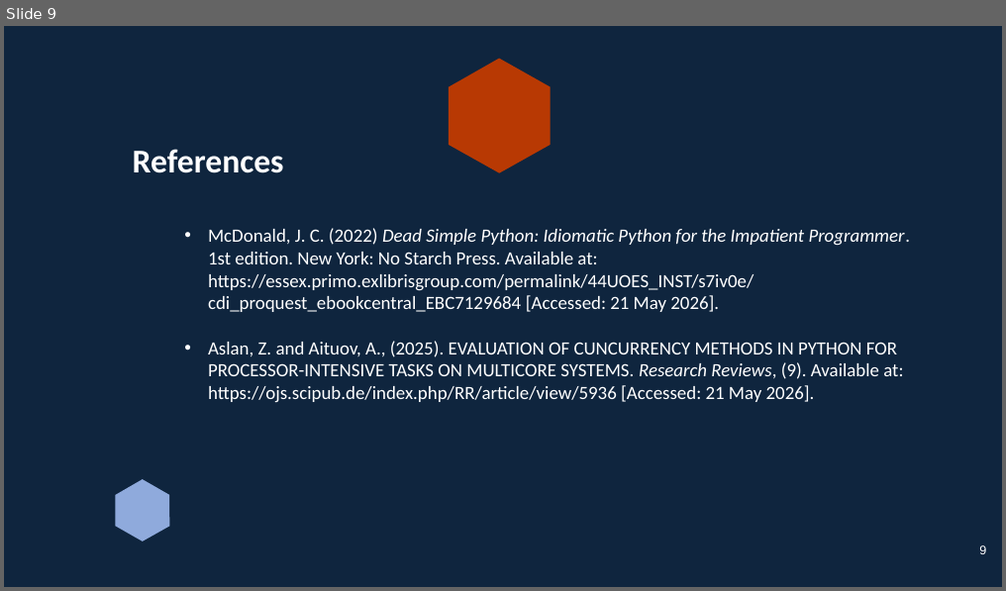
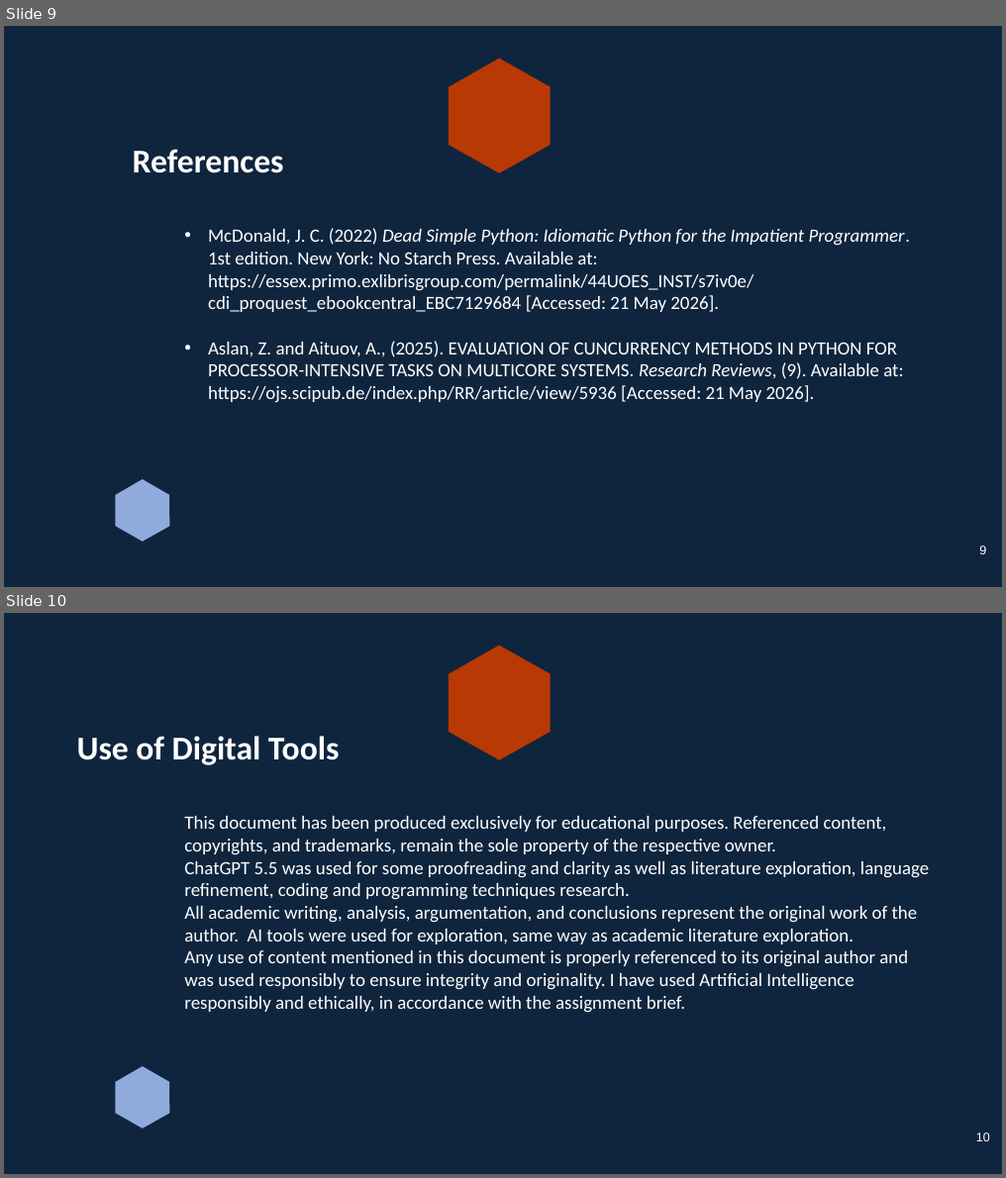
Before and after one commit to am25251/uoe-eportfolio, a slide deck: files/04-Advanced_Object-Oriented_Design_and_Programming/Unit_6/Unit_6_Seminar_Title_Concurrency_and_Parallelism_in_Object-Oriented_Design.pptx. Shown one above the other, each under a label of ours: slide 9 before the commit, slides 9 and 10 after it. The pictures are 1006x591 and 1006x1178 pixels, drawn with LibreOffice and Linux fonts; fonts in the diff are those of the drawing; background and template pictures are left out. Boxes give left, top, right and bottom in pixels: in the first picture for what was removed or moved away, otherwise in the second. Text is boxed around its words. In the diff, an @@ line names an element or a change of style, - is before the commit and + after.

```diff
--- a/files/04-Advanced_Object-Oriented_Design_and_Programming/Unit_6/Unit_6_Seminar_Title_Concurrency_and_Parallelism_in_Object-Oriented_Design.pptx
+++ b/files/04-Advanced_Object-Oriented_Design_and_Programming/Unit_6/Unit_6_Seminar_Title_Concurrency_and_Parallelism_in_Object-Oriented_Design.pptx
@@ slide 10 added at (x1=4, y1=613, x2=1002, y2=1174), background #0F253E; not listed: 2 template elements that a slide beside it also shows @@
@@ text added at (x1=77, y1=736, x2=339, y2=765), 32 pt, text #FFFFFF, bold @@
+Use of Digital Tools
@@ text added at (x1=184, y1=816, x2=929, y2=1013), 18 pt, text #FFFFFF @@
+This document has been produced exclusively for educational purposes. Referenced content, copyrights, and trademarks, remain the sole property of the respective owner.
+ChatGPT 5.5 was used for some proofreading and clarity as well as literature exploration, language refinement, coding and programming techniques research.
+All academic writing, analysis, argumentation, and conclusions represent the original work of the author. AI tools were used for exploration, same way as academic literature exploration.
+Any use of content mentioned in this document is properly referenced to its original author and was used responsibly to ensure integrity and originality. I have used Artificial Intelligence responsibly and ethically, in accordance with the assignment brief.
@@ page number added at (x1=976, y1=1133, x2=990, y2=1142), 12 pt, text #FFFFFF @@
+10
```
